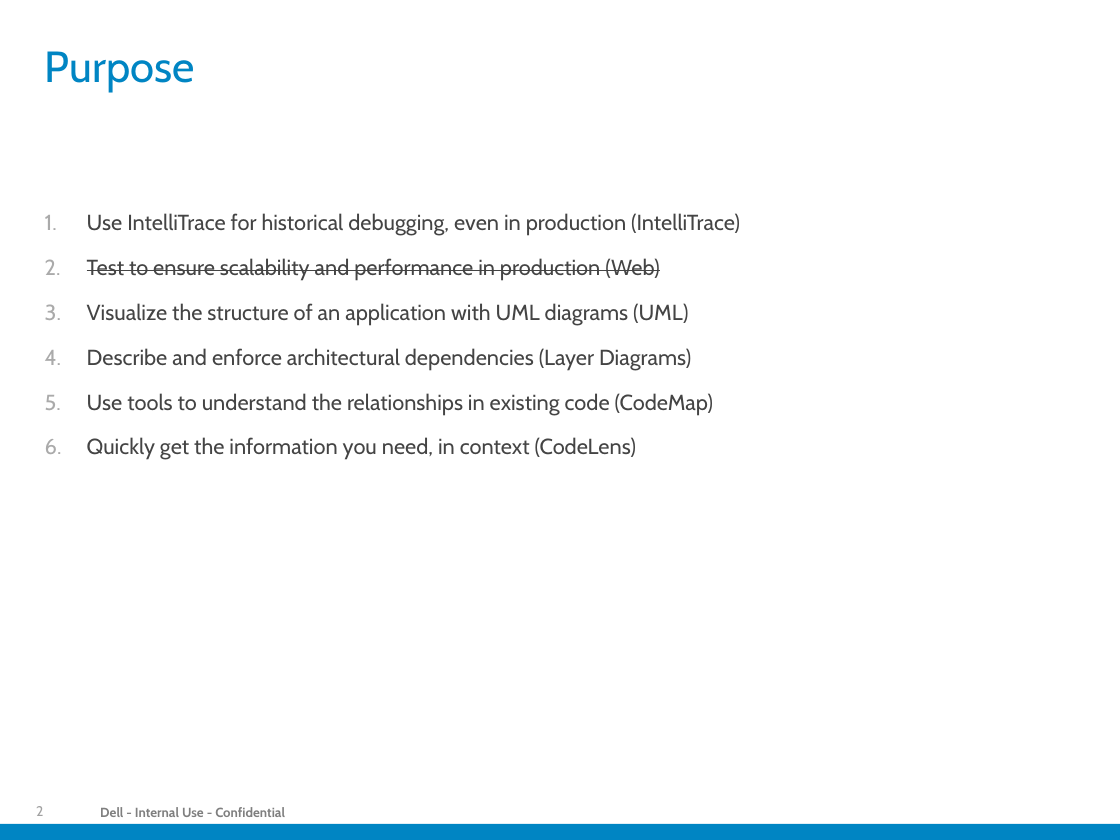
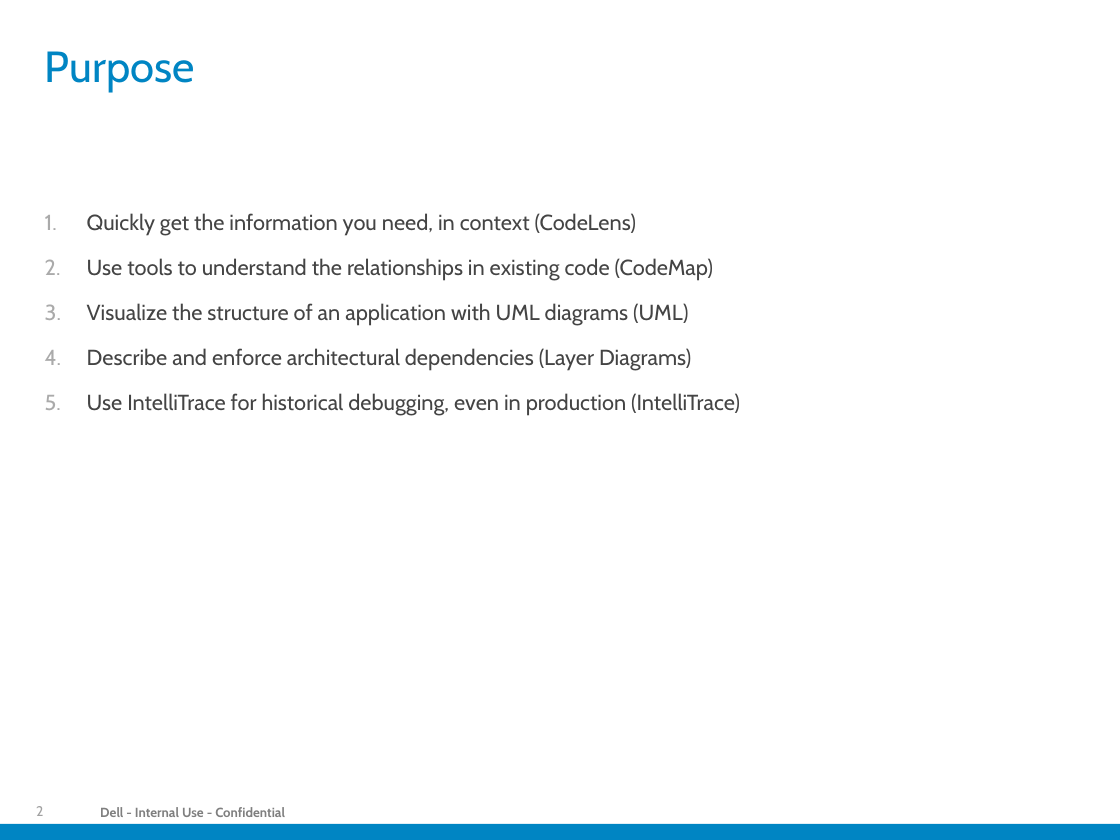
Before and after one commit to RobFeng-Quest/VS2013_NewFeatureDEMO, a slide deck: slide 2 of Document/New Features at VS Ultimate 2013.pptx. Drawn at 1120x840 pixels with LibreOffice and Linux fonts; fonts in the diff are those of the drawing; background and template pictures are left out. Boxes give left, top, right and bottom in pixels: in the first picture for what was removed or moved away, otherwise in the second. Text is boxed around its words. In the diff, an @@ line names an element or a change of style, - is before the commit and + after.

```diff
--- a/Document/New Features at VS Ultimate 2013.pptx
+++ b/Document/New Features at VS Ultimate 2013.pptx
@@ text at (x1=87, y1=213, x2=713, y2=281): text changed @@
-1. Use IntelliTrace for historical debugging, even in production (IntelliTrace)
-2. Test to ensure scalability and performance in production (Web)
+1. Quickly get the information you need, in context (CodeLens)
+2. Use tools to understand the relationships in existing code (CodeMap)
@@ text at (x1=87, y1=393, x2=740, y2=415): text changed @@
-5. Use tools to understand the relationships in existing code (CodeMap)
-6. Quickly get the information you need, in context (CodeLens)
+5. Use IntelliTrace for historical debugging, even in production (IntelliTrace)
```
Also in this commit, not shown: 1 other slide changed, 1 other file.
